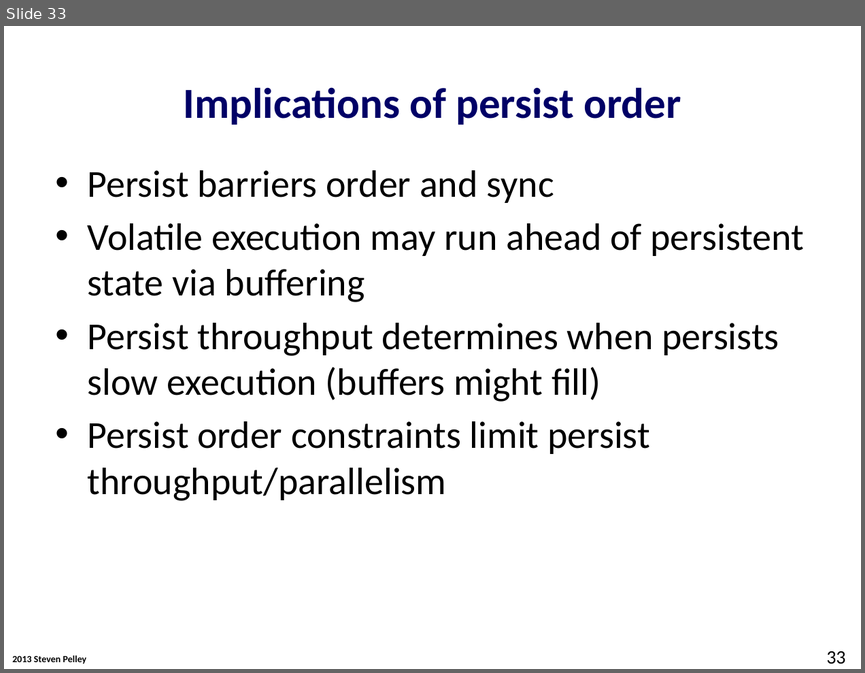
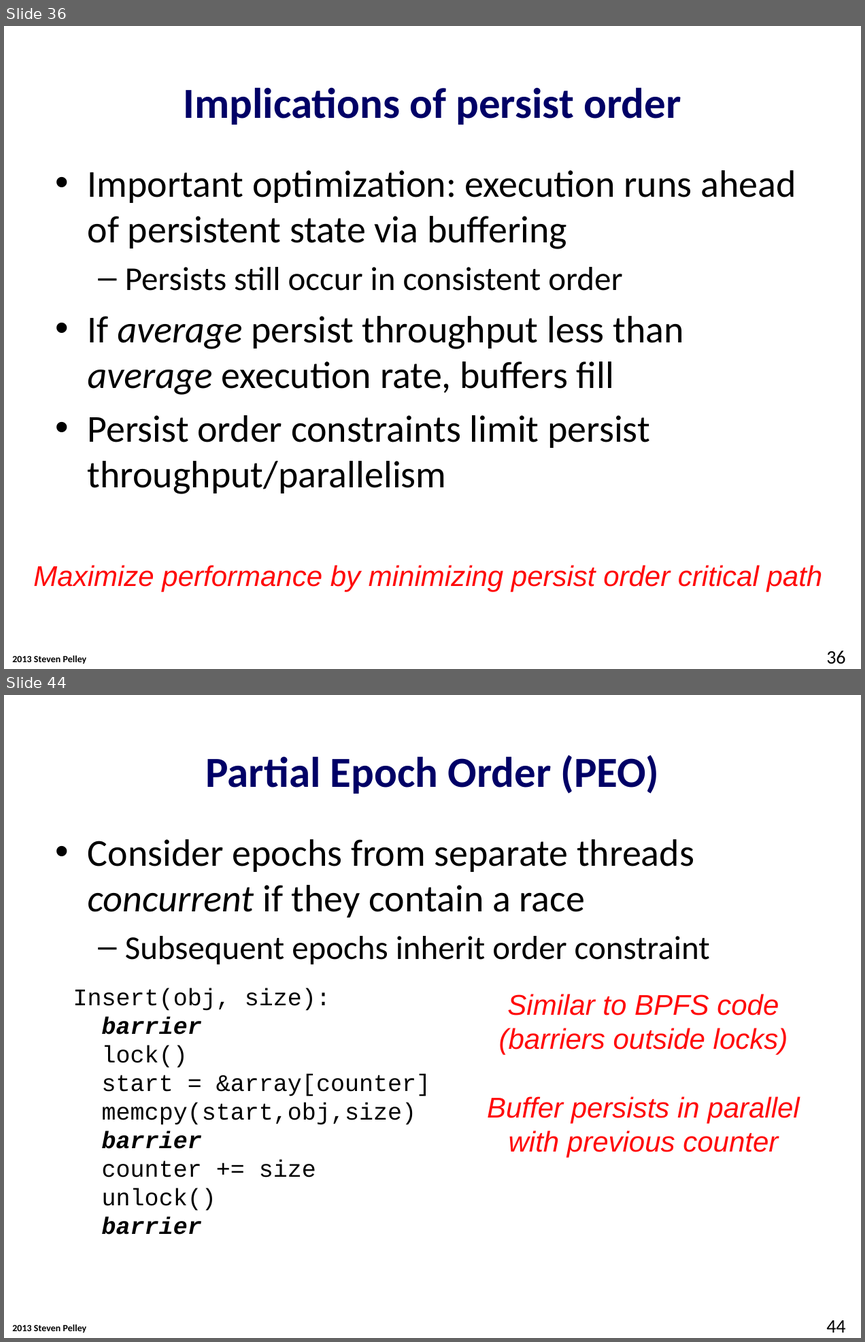
Before and after one commit to Abulila/dissertation, a slide deck: proposal/proposal.pptx. Shown one above the other, each under a label of ours: slide 33 before the commit, slides 36 and 44 after it; the slides between them are not shown. The pictures are 865x673 and 865x1342 pixels, drawn with LibreOffice and Linux fonts; fonts in the diff are those of the drawing; background and template pictures are left out. Boxes give left, top, right and bottom in pixels: in the first picture for what was removed or moved away, otherwise in the second. Text is boxed around its words. In the diff, an @@ line names an element or a change of style, - is before the commit and + after.

```diff
--- a/proposal/proposal.pptx
+++ b/proposal/proposal.pptx
@@ slide 44 added at (x1=4, y1=695, x2=861, y2=1338), background #FFFFFF; not listed: 1 template element that a slide beside it also shows @@
@@ title added at (x1=206, y1=755, x2=659, y2=794), 36 pt, text #000066, bold @@
+Partial Epoch Order (PEO)
@@ text added at (x1=88, y1=839, x2=710, y2=964), 32 pt, text #000000 @@
+• Consider epochs from separate threads concurrent if they contain a race
+  – Subsequent epochs inherit order constraint
@@ text added at (x1=73, y1=989, x2=430, y2=1234), 20 pt, text #000000 @@
+Insert(obj, size):
+barrier
+lock()
+start = &array[counter]
+memcpy(start,obj,size)
+barrier
+counter += size
+unlock()
+barrier
@@ text added at (x1=487, y1=994, x2=799, y2=1157), 24 pt, text #FF0909, italic @@
+Similar to BPFS code
+(barriers outside locks)
+Buffer persists in parallel
+with previous counter
@@ page number added at (x1=826, y1=1320, x2=845, y2=1332), 16 pt, text #000000 @@
+44
@@ what was slide 33 is now slide 36 @@
@@ slide 36 changed as well @@
@@ text at (x1=88, y1=170, x2=796, y2=395): text changed @@
-• Persist barriers order and sync
-• Volatile execution may run ahead of persistent state via buffering
-• Persist throughput determines when persists slow execution (buffers might fill)
+• Important optimization: execution runs ahead of persistent state via buffering
+  – Persists still occur in consistent order
+• If average persist throughput less than average execution rate, buffers fill
@@ text added at (x1=33, y1=565, x2=823, y2=591), 24 pt, text #FF0909, italic @@
+Maximize performance by minimizing persist order critical path
@@ page number at (x1=826, y1=650, x2=845, y2=664): text changed @@
-33
+36
```
Also in this commit, not shown: 11 other slides changed, 12 other slides added, 7 slides removed.
